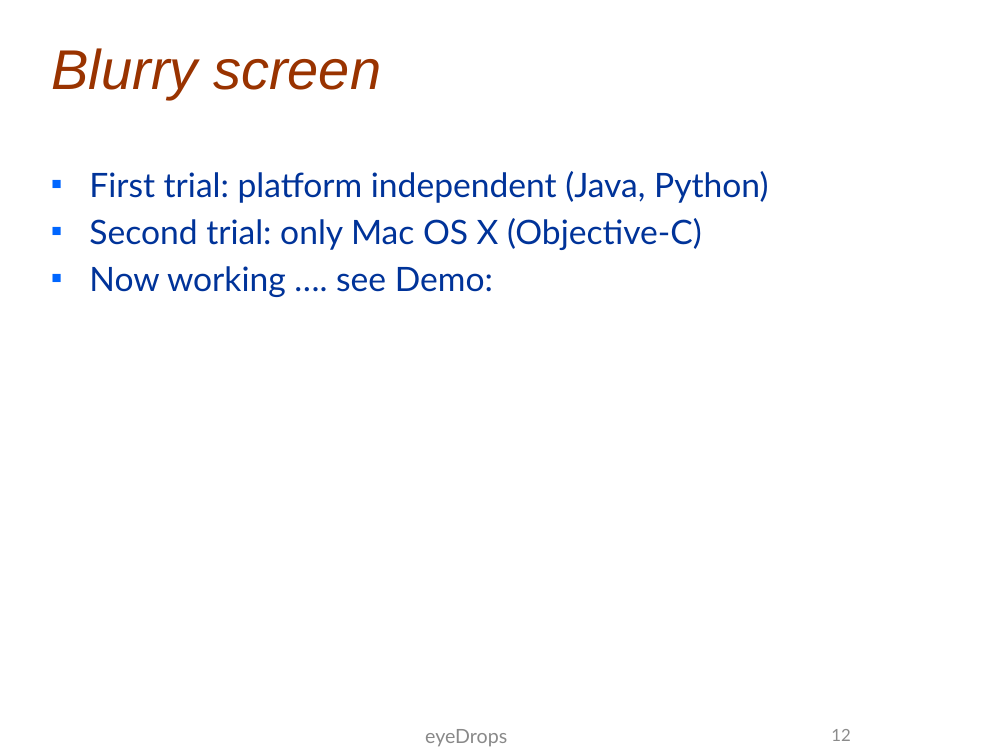
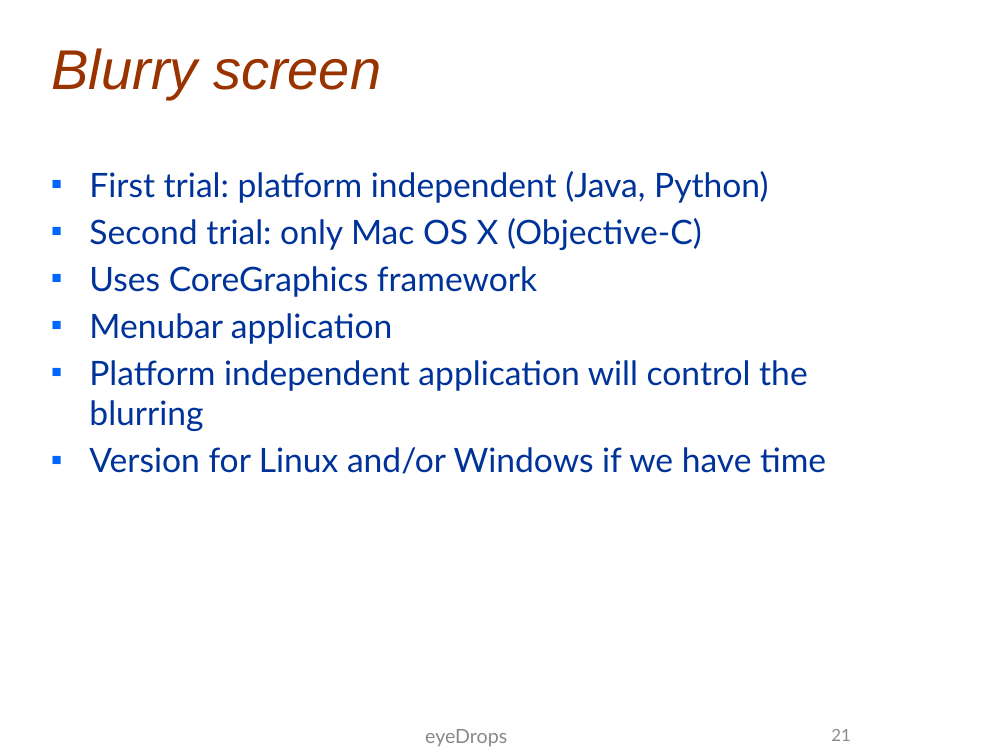
Before and after one commit to benthie/wearables-praktikum, a slide deck: slide 22 of documents/midterm presentation/Midterm Presentation.pptx (slide 13 before the commit). Drawn at 1008x756 pixels with LibreOffice and Linux fonts; fonts in the diff are those of the drawing; background and template pictures are left out. Boxes give left, top, right and bottom in pixels: in the first picture for what was removed or moved away, otherwise in the second. Text is boxed around its words. In the diff, an @@ line names an element or a change of style, - is before the commit and + after.

```diff
--- a/documents/midterm presentation/Midterm Presentation.pptx
+++ b/documents/midterm presentation/Midterm Presentation.pptx
@@ text at (89, 266, 826, 474): text changed @@
-■ Now working …. see Demo:
+■ Uses CoreGraphics framework
+■ Menubar application
+■ Platform independent application will control the blurring
+■ Version for Linux and/or Windows if we have time
@@ page number at (831, 729, 850, 741): text changed @@
-12
+21
```
Also in this commit, not shown: 2 other slides changed, 7 slides added, 1 slide removed.
